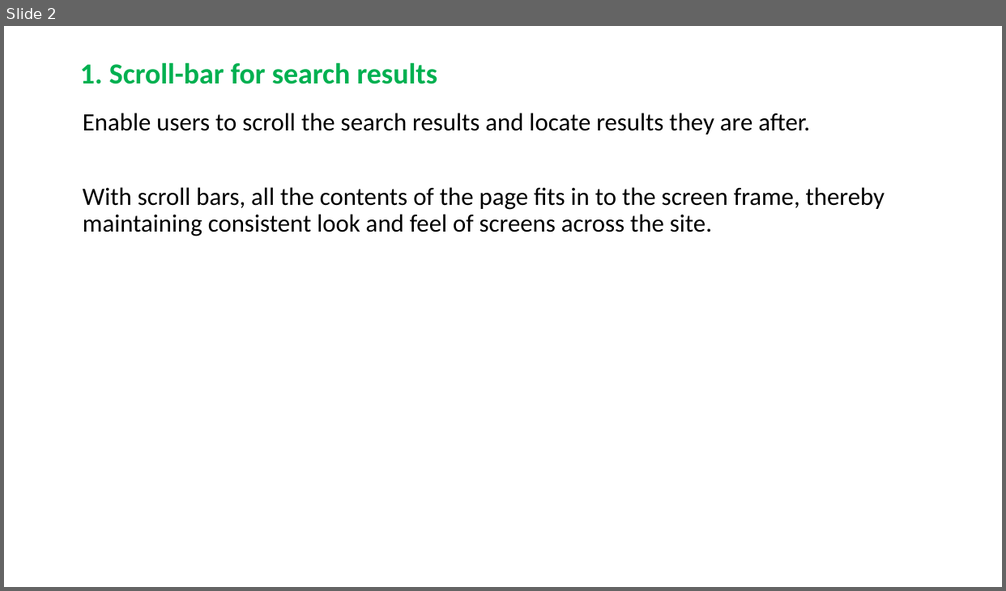
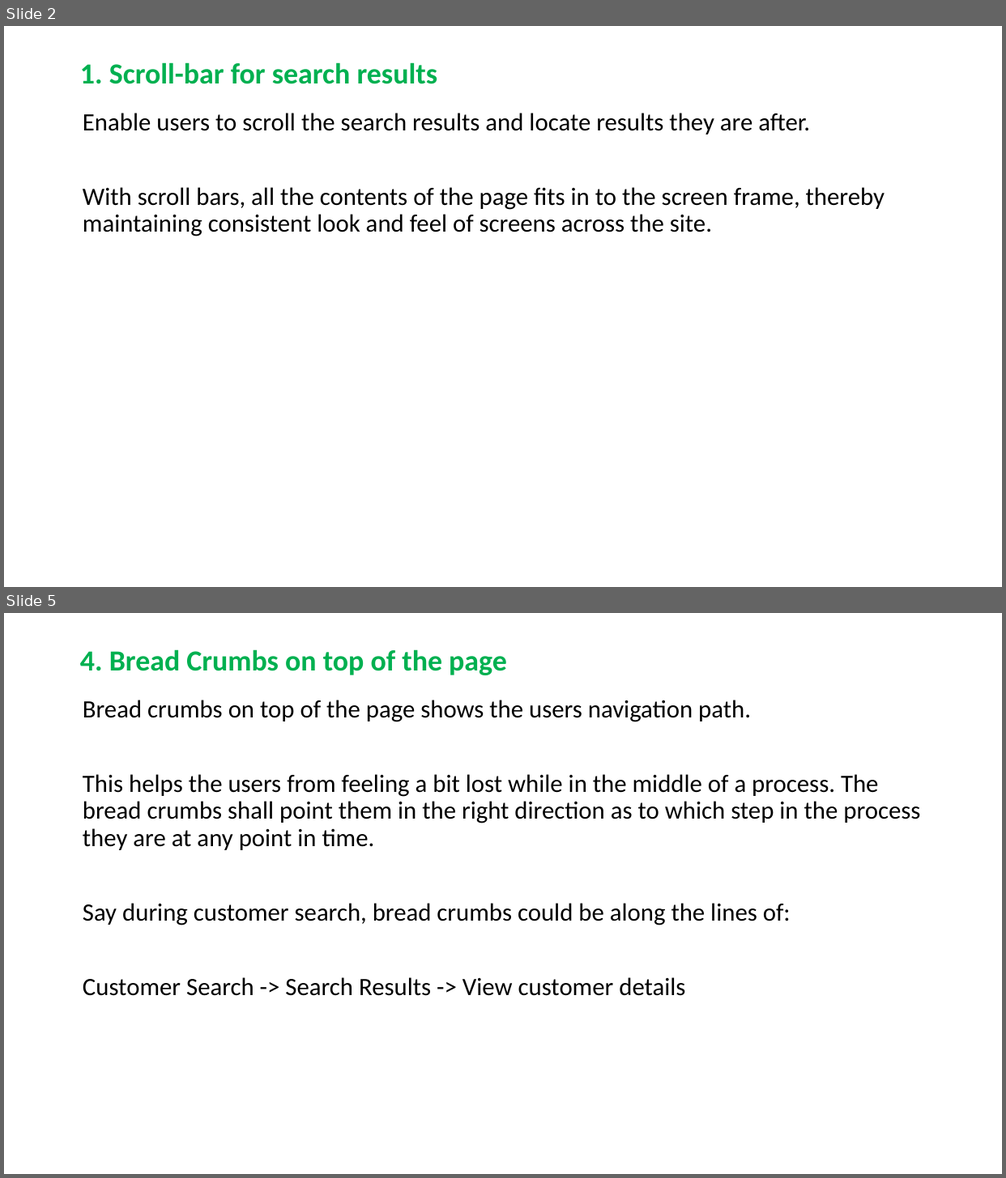
Before and after one commit to RaghavanKasthuri/Industry-Best-Practices, a slide deck: UX Best Practices.pptx. Shown one above the other, each under a label of ours: slide 2 before the commit, slides 2 and 5 after it; the slides between them are not shown. The pictures are 1006x591 and 1006x1178 pixels, drawn with LibreOffice and Linux fonts; fonts in the diff are those of the drawing. Boxes give left, top, right and bottom in pixels: in the first picture for what was removed or moved away, otherwise in the second. Text is boxed around its words. In the diff, an @@ line names an element or a change of style, - is before the commit and + after.

```diff
--- a/UX Best Practices.pptx
+++ b/UX Best Practices.pptx
@@ slide 5 added at bbox=[4, 613, 1002, 1174], background #FFFFFF @@
@@ title added at bbox=[80, 649, 507, 675], 28 pt, text #00B050, bold @@
+4. Bread Crumbs on top of the page
@@ text added at bbox=[83, 700, 920, 996], 24 pt, text #000000 @@
+Bread crumbs on top of the page shows the users navigation path.
+This helps the users from feeling a bit lost while in the middle of a process. The bread crumbs shall point them in the right direction as to which step in the process they are at any point in time.
+Say during customer search, bread crumbs could be along the lines of:
+Customer Search -> Search Results -> View customer details
```
Also in this commit, not shown: 13 slides changed, 3 other slides added, 1 other file.
